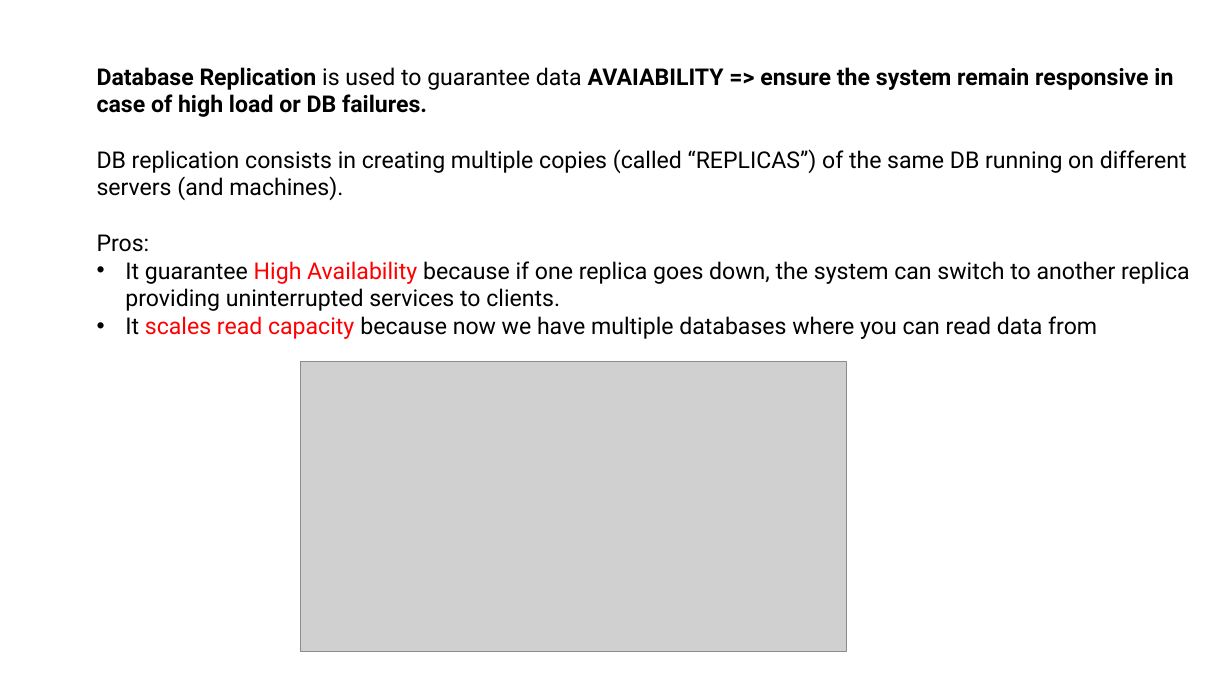
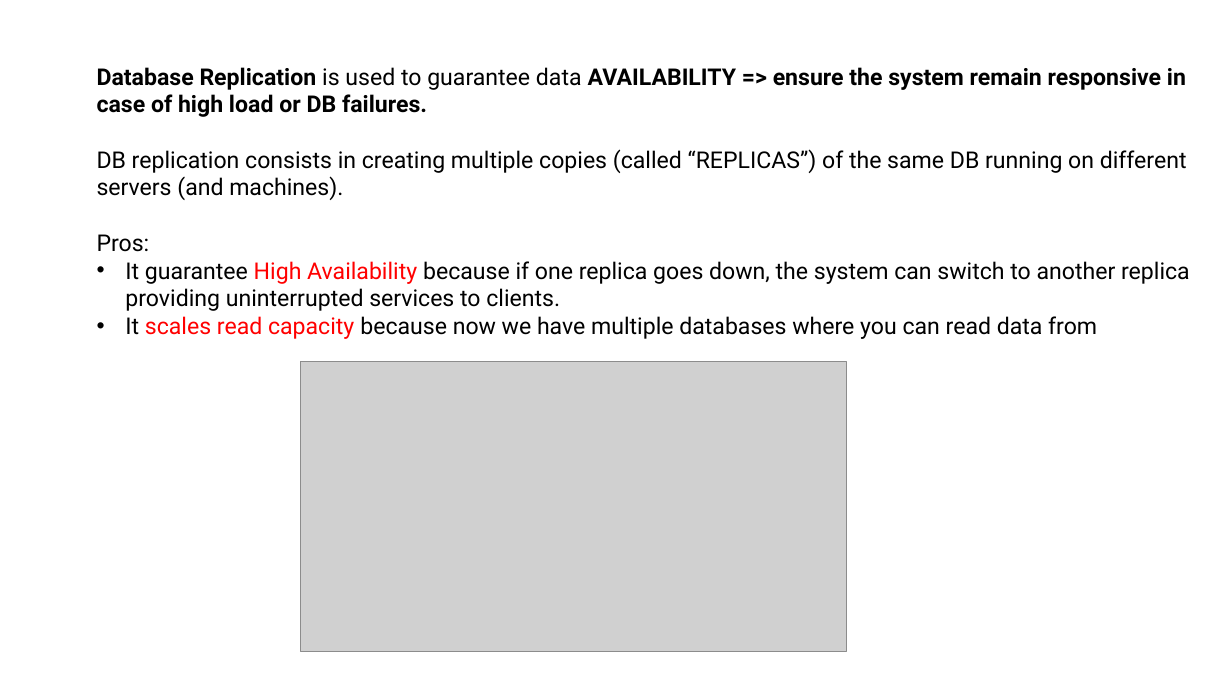
Before and after one commit to dventura3/system-design, a slide deck: slide 2 of docs/DB Replication.pptx. Drawn at 1232x693 pixels with LibreOffice and Linux fonts; fonts in the diff are those of the drawing; grey boxes stand for pictures. Boxes give left, top, right and bottom in pixels: in the first picture for what was removed or moved away, otherwise in the second. Text is boxed around its words. In the diff, an @@ line names an element or a change of style, - is before the commit and + after.

```diff
--- a/docs/DB Replication.pptx
+++ b/docs/DB Replication.pptx
@@ text at bbox=[97, 67, 1186, 117]: text changed @@
-Database Replication is used to guarantee data AVAIABILITY => ensure the system remain responsive in case of high load or DB failures.
+Database Replication is used to guarantee data AVAILABILITY => ensure the system remain responsive in case of high load or DB failures.
```
Also in this commit, not shown: 6 other slides changed, 1 slide added, 2 other files.
